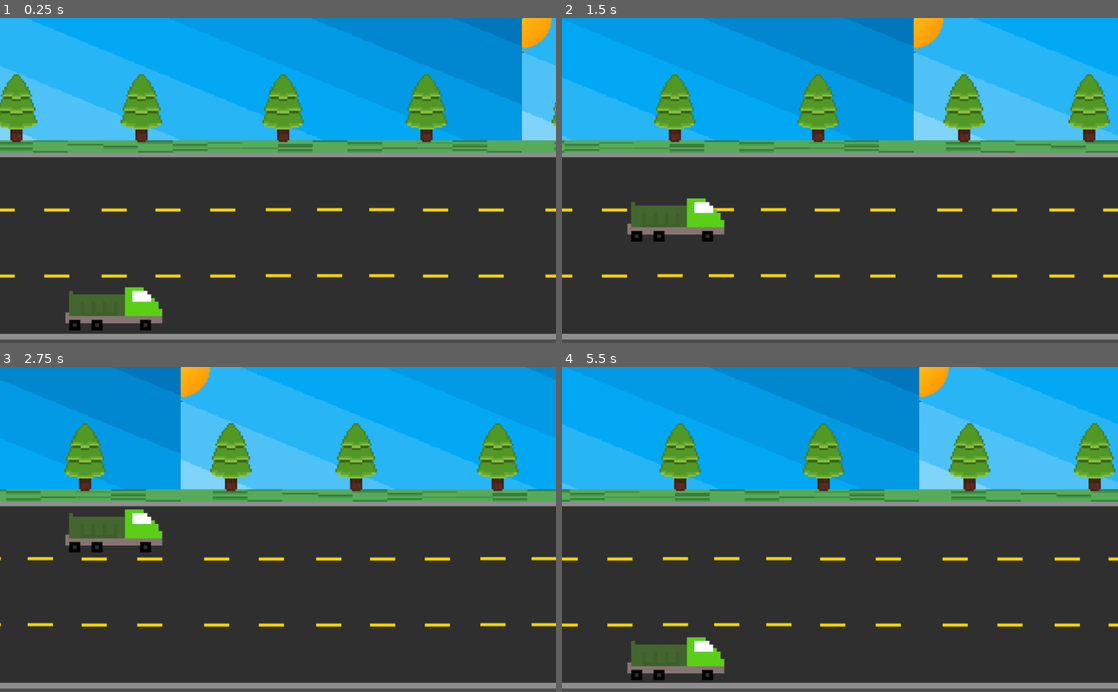
Above: before the commit, frames 1-4 (two rows, left to right).
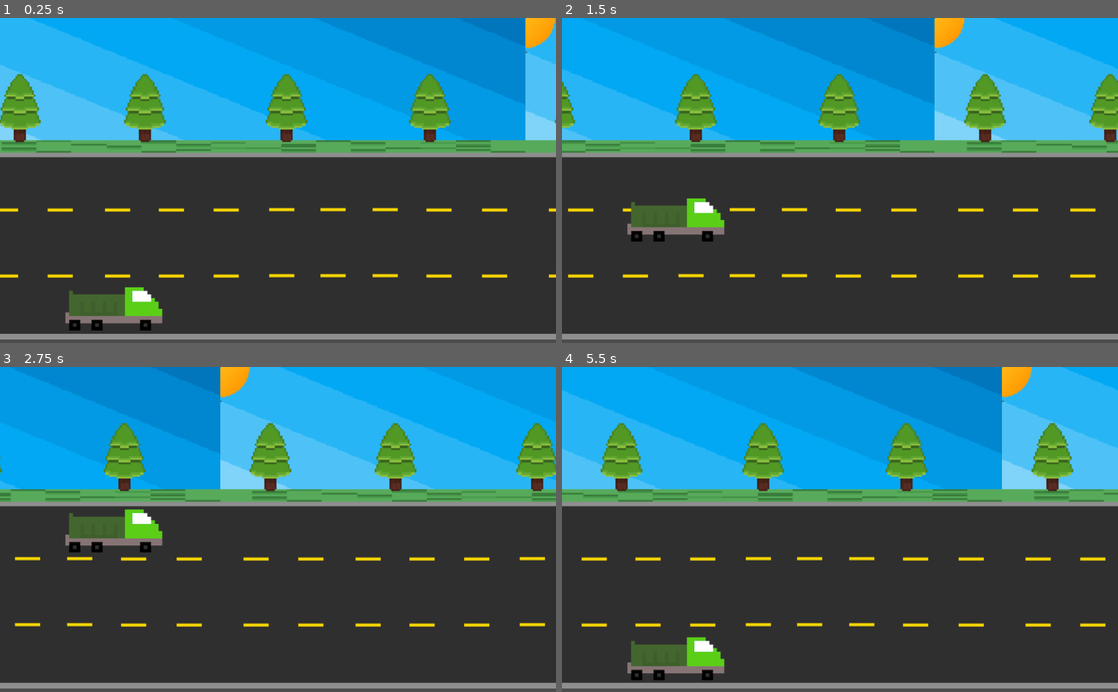
Above: after the commit, the same moments.

Repository: 2023M1T6-Inteli/grupo1
Game: Godot game, scene res://game_scene/NodeRoad.tscn
The game is run twice, just before and just after one commit, with the same random seed, the same clock (stepped at 60 frames per second) and the same inputs.
Inputs:
- Up to frame 1 (0.25 s): no input
- Up to frame 2 (1.5 s): hold Up (ui_up) 0.53-1.28 s; hold Down (ui_down) from 1.28 s (still down)
- Up to frame 3 (2.75 s): release Down (ui_down) at 2.03 s; hold Up (ui_up) from 2.03 s (still down)
- Up to frame 4 (5.5 s): release Up (ui_up) at 3.53 s; hold Down (ui_down) from 3.53 s (still down)

The runs differ from the first frame. In frame 1, 2.7% of the frame differs, in the area x 0-100%, y 0-80%; in frame 2, 12%; in frame 3, 17%; in frame 4, 23%.

Commit message:
make speed proportional to msec ticks

Diff:
--- a/src/JACQUIS/game_scene/NodeRoad.tscn
+++ b/src/JACQUIS/game_scene/NodeRoad.tscn
@@ -10,6 +10,7 @@
 
 var ranObstacleChoice = false
 
+# warning-ignore:unused_argument
 func _process(delta):
 	var currentSecond = int(floor(OS.get_ticks_msec() / 1000.0))
 
--- a/src/JACQUIS/game_scene/ParallaxBackground.gd
+++ b/src/JACQUIS/game_scene/ParallaxBackground.gd
@@ -1,5 +1,5 @@
 extends ParallaxBackground
-export (float) var scrolling_speed = 250.0
+export (float) var scrolling_speed = 225.0
 
 # Scrolls the background by an offset on X
 func scrollBackground(offset):
@@ -9,7 +9,7 @@
 	_increaseScrollingSpeed(delta)
 	scrollBackground(scrolling_speed * delta)
 
-# Gradually increases the speed of the game up to 500.0
+# Gradually increases the speed of the game up to 500.0 after 20s of game
 func _increaseScrollingSpeed(delta):
-	if scrolling_speed <= 500:
-		scrolling_speed += delta
+	if scrolling_speed <= 500 and OS.get_ticks_msec() > 20000:
+		scrolling_speed += int(floor((OS.get_ticks_msec() - 20000) / 1000.0))
